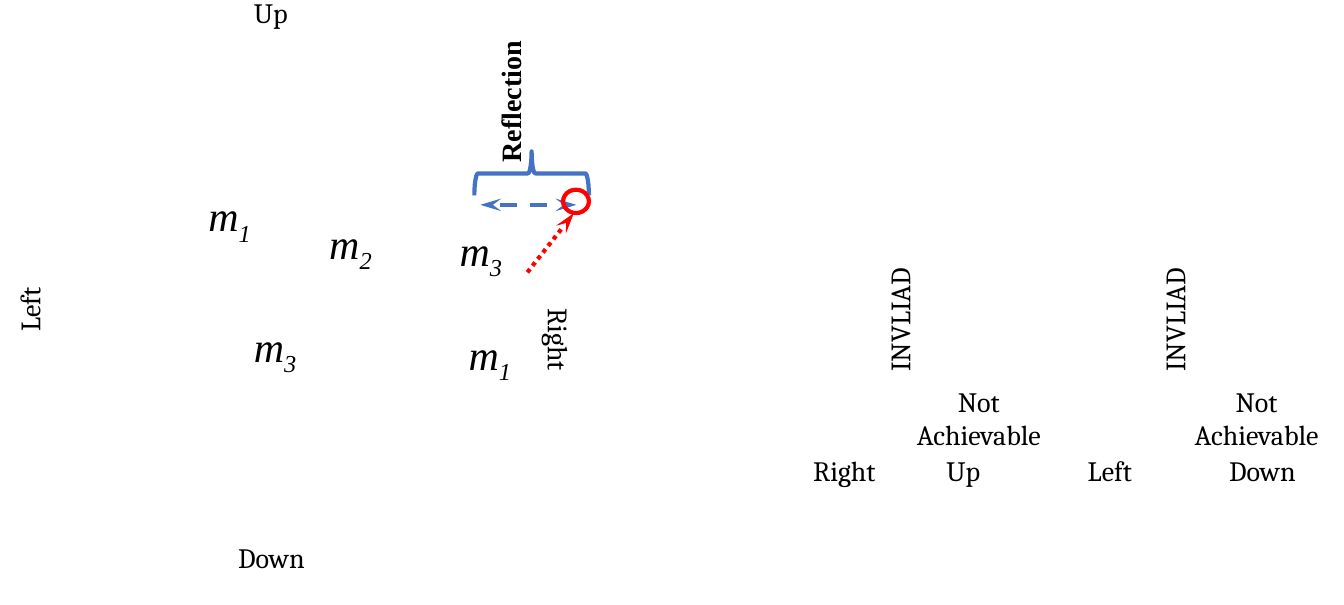
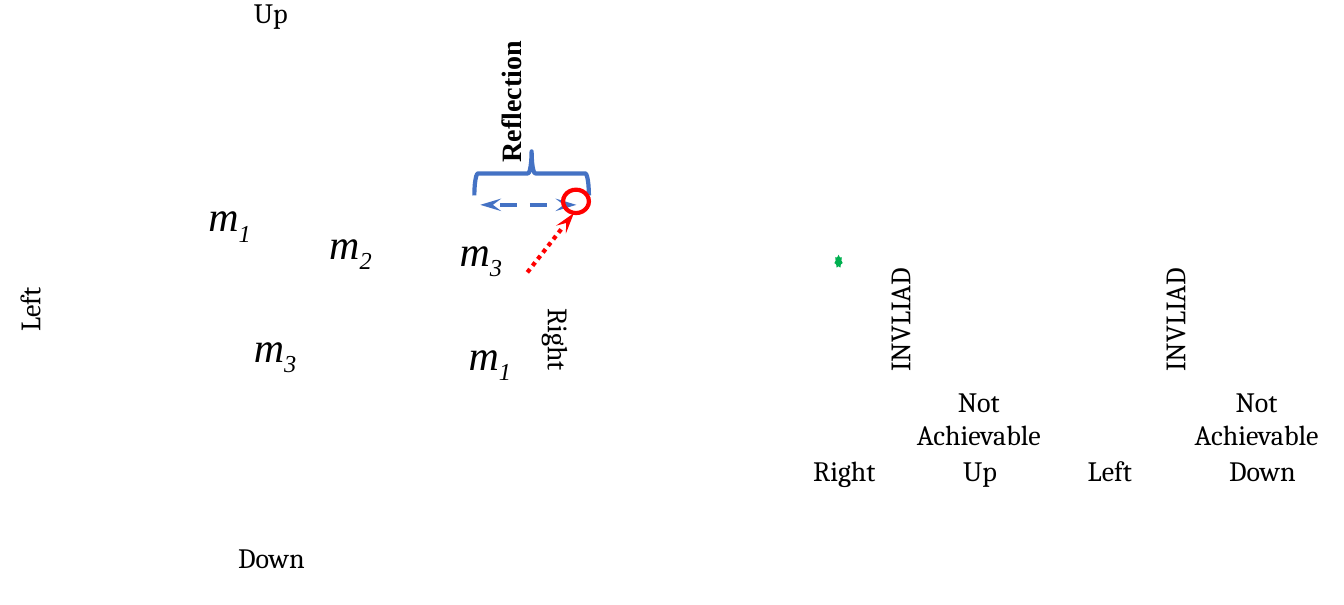
Before and after one commit to aabecker/SwarmPublications, a slide deck: slide 1 of journalWallFriction/pictures/pdf/Reflection.pptx. Drawn at 1344x605 pixels with LibreOffice and Linux fonts; fonts in the diff are those of the drawing; background and template pictures are left out. Boxes give left, top, right and bottom in pixels: in the first picture for what was removed or moved away, otherwise in the second. Text is boxed around its words. In the diff, an @@ line names an element or a change of style, - is before the commit and + after.

```diff
--- a/journalWallFriction/pictures/pdf/Reflection.pptx
+++ b/journalWallFriction/pictures/pdf/Reflection.pptx
@@ star added at [835,255,843,268], fill #00B050 @@
@@ text "Up": place and size @@
-text "Up" at [946,462,980,487]
+text "Up" at [963,462,997,487]
```
Also in this commit, not shown: 1 other file.
